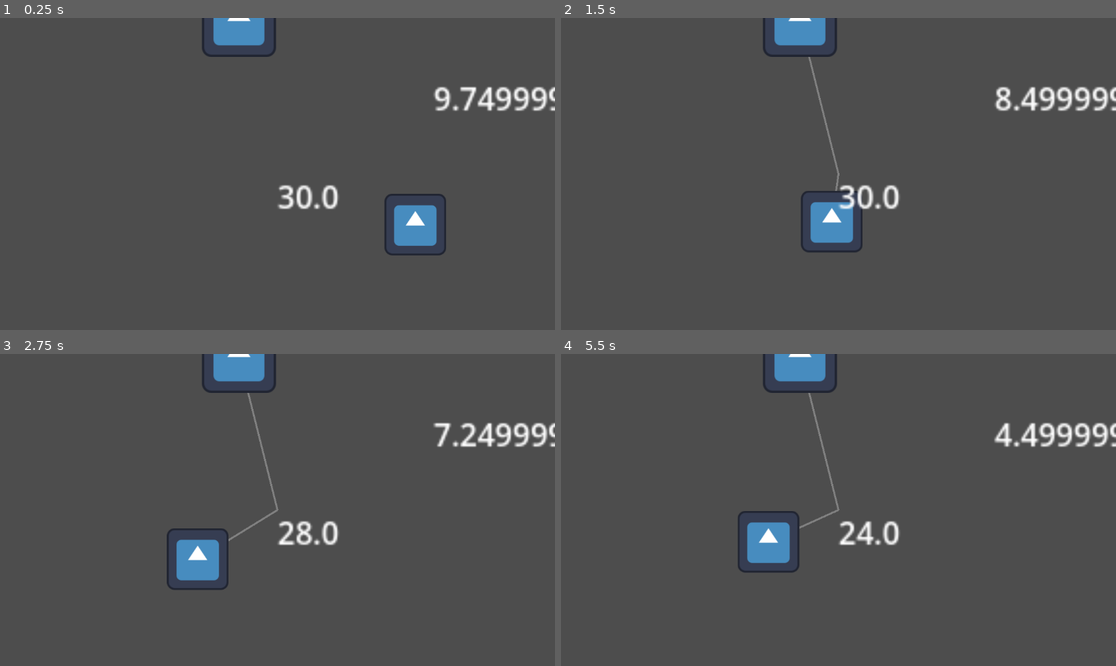
Above: before the commit, frames 1-4 (two rows, left to right).
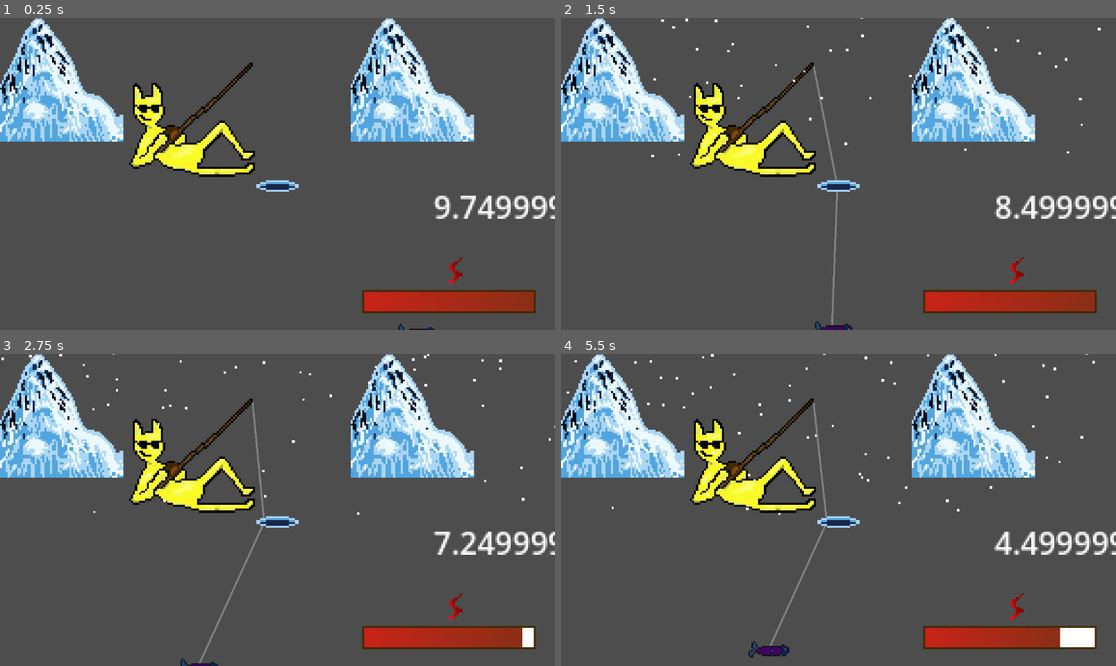
Above: after the commit, the same moments.

Repository: jayvinius/microjam-53
Game: Godot game, scene res://Scenes/Managers/game_manager.tscn
The game is run twice, just before and just after one commit, with the same random seed, the same clock (stepped at 60 frames per second) and the same inputs. The project has no main scene, so this scene is started directly. The engine's default icon, where the game draws it, is replaced by a stand-in: a white triangle on a blue panel in a dark square.
Inputs:
- Up to frame 1 (0.25 s): no input
- Up to frame 2 (1.5 s): tap Space (reel_in) at 0.6 s; tap E (eat) at 1.35 s
- Up to frame 3 (2.75 s): tap Space (reel_in) at 1.55, 2.1 s
- Up to frame 4 (5.5 s): tap U (use) at 2.85 s; tap Space (reel_in) at 3.05, 3.6, 4.55, 5.1 s; tap E (eat) at 4.35 s

The runs differ from the first frame. In frame 1, 21% of the frame differs, in the area x 0-100%, y 0-100%; in frame 2, 22%; in frame 3, 22%; in frame 4, 22%, in the area x 0-100%, y 0-98%.

Commit message:
i shoulda commited a bit ago

Diff:
--- a/Scenes/Fish/fish.tscn
+++ b/Scenes/Fish/fish.tscn
@@ -1,7 +1,7 @@
 [gd_scene format=3 uid="uid://dkcr0hqmnox6t"]
 
 [ext_resource type="Script" uid="uid://cs8tnt2j6o4i1" path="res://Scenes/Fish/fish.gd" id="1_rrrj0"]
-[ext_resource type="Texture2D" uid="uid://bn7thxrulgmsq" path="res://icon.svg" id="2_botaw"]
+[ext_resource type="Texture2D" uid="uid://ceytv3uprueiq" path="res://Scenes/Fish/tempfish.png" id="2_rrrj0"]
 
 [sub_resource type="CircleShape2D" id="CircleShape2D_xbfc7"]
 
@@ -9,8 +9,9 @@
 script = ExtResource("1_rrrj0")
 
 [node name="Sprite2D" type="Sprite2D" parent="." unique_id=1353829730]
-scale = Vector2(0.25, 0.25)
-texture = ExtResource("2_botaw")
+position = Vector2(-1, 0)
+scale = Vector2(0.78125, 0.78125)
+texture = ExtResource("2_rrrj0")
 
 [node name="CollisionShape2D" type="CollisionShape2D" parent="." unique_id=1847569719]
 shape = SubResource("CircleShape2D_xbfc7")
--- a/Scenes/Managers/game_manager.gd
+++ b/Scenes/Managers/game_manager.gd
@@ -1,11 +1,14 @@
 extends Node2D
 
 @export var current_fish: Fish
-@export var max_stamina: float = 30.0
+@export var max_stamina: float = 30.0:
+	set(new_max_stamina):
+		max_stamina = new_max_stamina
+		%StaminaBarBar.max_value = max_stamina
 var stamina: float:
 	set(new_stamina):
 		stamina = new_stamina
-		%TempStaminaBar.text = str(stamina)
+		%StaminaBarBar.value = stamina
 var should_regen_stamina := false
 
 var hunger: float = 10.0:
@@ -21,6 +24,7 @@
 
 func _ready() -> void:
 	stamina = max_stamina
+	%StaminaBarBar.max_value = max_stamina
 
 func _process(delta: float) -> void:
 	regen_stamina()
@@ -44,7 +48,7 @@
 			stamina -= 1
 			should_regen_stamina = false
 			%StaminaRegenTimer.start()
-			if current_fish.position.y < 0:
+			if current_fish.position.y < %Hole.position.y:
 				caught_fish = current_fish
 				%CaughtFish.fish = caught_fish
 				%CaughtFish.show()
@@ -57,9 +61,10 @@
 	queue_redraw()
 	# Temp hunger decrease constantly
 	hunger -= delta
+	if hunger < 0:
+		print("damn, shit's hungering")
 
 func _on_stamina_regen_timer_timeout() -> void:
-	print("here")
 	should_regen_stamina = true
 
 func regen_stamina() -> void:
@@ -69,11 +74,14 @@
 func _draw() -> void:
 	if not casted: return
 	# TODO: Add more rod things, and make this give the player more feedback on where the fish is
-	draw_line(%Player.position, Vector2(0, 0), Color.WEB_GRAY, 1.0)
 	if current_fish:
-		draw_line(Vector2(0, 0), current_fish.position, Color.WEB_GRAY, 1.0)
+		var offset := current_fish.position.x / 6.0
+		offset = clamp(offset, -10.0, 10.0)
+		draw_line(%RodTip.global_position, Vector2(%Hole.position.x + offset, %Hole.position.y), Color.WEB_GRAY, 1.0)
+		draw_line(Vector2(%Hole.position.x + offset, %Hole.position.y), current_fish.position, Color.WEB_GRAY, 1.0)
 	else:
-		draw_line(Vector2(0, 0), Vector2(0, 100), Color.WEB_GRAY, 1.0)
+		draw_line(%RodTip.global_position, %Hole.position, Color.WEB_GRAY, 1.0)
+		draw_line(%Hole.position, Vector2(0, 100), Color.WEB_GRAY, 1.0)
 
 
 func _on_area_2d_body_entered(body: Node2D) -> void:
--- a/Scenes/Managers/game_manager.tscn
+++ b/Scenes/Managers/game_manager.tscn
@@ -1,31 +1,53 @@
 [gd_scene format=3 uid="uid://bc47ch04spm75"]
 
 [ext_resource type="Script" uid="uid://d3nw28fk6x6vc" path="res://Scenes/Managers/game_manager.gd" id="1_hqrb7"]
-[ext_resource type="Texture2D" uid="uid://bn7thxrulgmsq" path="res://icon.svg" id="2_6lden"]
 [ext_resource type="PackedScene" uid="uid://dkcr0hqmnox6t" path="res://Scenes/Fish/fish.tscn" id="2_hqrb7"]
 [ext_resource type="PackedScene" uid="uid://b0o3ufperugmu" path="res://Scenes/UI/caught_fish.tscn" id="2_j1mdm"]
+[ext_resource type="Texture2D" uid="uid://n7cjtiaqor0j" path="res://Scenes/Managers/mountain one.png" id="3_jnrsg"]
+[ext_resource type="Texture2D" uid="uid://dd0j7syvxuj1f" path="res://Scenes/Managers/coolcat.png" id="4_xbfc7"]
+[ext_resource type="PackedScene" uid="uid://bv2cu65tccmx3" path="res://Scenes/Particles/snow.tscn" id="5_j1mdm"]
+[ext_resource type="Texture2D" uid="uid://di2j2gahqqlx7" path="res://Scenes/Managers/hole.png" id="6_vlbu8"]
+[ext_resource type="Texture2D" uid="uid://btjy4yl5kofn8" path="res://Scenes/Managers/stamina bar.png" id="7_vlbu8"]
 
 [sub_resource type="RectangleShape2D" id="RectangleShape2D_hqrb7"]
 size = Vector2(12, 173)
+
+[sub_resource type="StyleBoxFlat" id="StyleBoxFlat_vlbu8"]
+bg_color = Color(1, 1, 1, 1)
+
+[sub_resource type="Gradient" id="Gradient_jnrsg"]
+offsets = PackedFloat32Array(0, 0.9919355)
+colors = PackedColorArray(0.7882353, 0.13725491, 0.09803922, 1, 0.5411765, 0.18431373, 0.09019608, 1)
+
+[sub_resource type="GradientTexture1D" id="GradientTexture1D_b67da"]
+gradient = SubResource("Gradient_jnrsg")
+
+[sub_resource type="StyleBoxTexture" id="StyleBoxTexture_dtp7y"]
+texture = SubResource("GradientTexture1D_b67da")
 
 [node name="GameManager" type="Node2D" unique_id=1282475959]
 script = ExtResource("1_hqrb7")
 caught_fish_scene = ExtResource("2_j1mdm")
 
+[node name="MountainOne" type="Sprite2D" parent="." unique_id=218880425]
+position = Vector2(-112, -105)
+texture = ExtResource("3_jnrsg")
+
+[node name="MountainOne2" type="Sprite2D" parent="." unique_id=841715867]
+position = Vector2(70, -105)
+texture = ExtResource("3_jnrsg")
+
 [node name="Fish" parent="." unique_id=1306149153 instance=ExtResource("2_hqrb7")]
+position = Vector2(0, 45.055)
 
 [node name="Camera2D" type="Camera2D" parent="." unique_id=77571387]
+offset = Vector2(0, -56.295)
 zoom = Vector2(4, 4)
 
 [node name="StaminaRegenTimer" type="Timer" parent="." unique_id=1622655774]
 unique_name_in_owner = true
 wait_time = 2.0
 one_shot = true
-
-[node name="TempStaminaBar" type="Label" parent="." unique_id=2134775375]
-unique_name_in_owner = true
-offset_right = 40.0
-offset_bottom = 23.0
 
 [node name="TempHungerBar" type="Label" parent="." unique_id=225913079]
 unique_name_in_owner = true
@@ -36,9 +58,13 @@
 
 [node name="Player" type="Sprite2D" parent="." unique_id=1398494350]
 unique_name_in_owner = true
-position = Vector2(-20, -80)
-scale = Vector2(0.3, 0.3)
-texture = ExtResource("2_6lden")
+position = Vector2(-43.83, -80.83)
+scale = Vector2(1.0365626, 1.0365626)
+texture = ExtResource("4_xbfc7")
+
+[node name="RodTip" type="Marker2D" parent="Player" unique_id=367552732]
+unique_name_in_owner = true
+position = Vector2(29.742538, -31.035269)
 
 [node name="CaughtFish" parent="." unique_id=607923808 instance=ExtResource("2_j1mdm")]
 unique_name_in_owner = true
@@ -47,8 +73,29 @@
 [node name="Area2D" type="Area2D" parent="." unique_id=1970060649]
 
 [node name="CollisionShape2D" type="CollisionShape2D" parent="Area2D" unique_id=1254803981]
-position = Vector2(1, 37.5)
+position = Vector2(0, 37.5)
 shape = SubResource("RectangleShape2D_hqrb7")
+
+[node name="Snow" parent="." unique_id=1818459410 instance=ExtResource("5_j1mdm")]
+position = Vector2(-2, -140)
+
+[node name="Hole" type="Sprite2D" parent="." unique_id=19513557]
+unique_name_in_owner = true
+position = Vector2(0, -50)
+texture = ExtResource("6_vlbu8")
+
+[node name="StaminaBar" type="Sprite2D" parent="." unique_id=311570746]
+position = Vector2(89, 15)
+texture = ExtResource("7_vlbu8")
+
+[node name="StaminaBarBar" type="ProgressBar" parent="StaminaBar" unique_id=2024972527]
+unique_name_in_owner = true
+offset_left = -44.0
+offset_top = -10.0
+offset_right = 44.0
+theme_override_styles/background = SubResource("StyleBoxFlat_vlbu8")
+theme_override_styles/fill = SubResource("StyleBoxTexture_dtp7y")
+show_percentage = false
 
 [connection signal="timeout" from="StaminaRegenTimer" to="." method="_on_stamina_regen_timer_timeout"]
 [connection signal="body_entered" from="Area2D" to="." method="_on_area_2d_body_entered"]
--- /dev/null
+++ b/Scenes/Particles/snow.tscn
@@ -0,0 +1,21 @@
+[gd_scene format=3 uid="uid://bv2cu65tccmx3"]
+
+[sub_resource type="ParticleProcessMaterial" id="ParticleProcessMaterial_ql3eq"]
+lifetime_randomness = 0.04
+particle_flag_disable_z = true
+emission_shape_scale = Vector3(285.97, 1, 1)
+emission_shape = 3
+emission_box_extents = Vector3(1, 1, 1)
+velocity_pivot = Vector3(0.005, 0, 0)
+direction = Vector3(-3.985, 0, 0)
+spread = 36.0
+initial_velocity_max = 22.72
+gravity = Vector3(0, 73.52, 0)
+scale_max = 1.5
+
+[node name="Snow" type="Node2D" unique_id=1818459410]
+
+[node name="GPUParticles2D" type="GPUParticles2D" parent="." unique_id=330037085]
+amount = 132
+lifetime = 1.5
+process_material = SubResource("ParticleProcessMaterial_ql3eq")
--- a/project.godot
+++ b/project.godot
@@ -38,6 +38,7 @@
 
 [rendering]
 
+textures/canvas_textures/default_texture_filter=0
 rendering_device/driver.windows="d3d12"
 renderer/rendering_method="gl_compatibility"
 renderer/rendering_method.mobile="gl_compatibility"
Binary file added: Scenes/Fish/tempfish.png
Not shown, added: Scenes/Fish/tempfish.png.import
Binary file added: Scenes/Managers/coolcat.png
Not shown, added: Scenes/Managers/coolcat.png.import
Binary file added: Scenes/Managers/hole.png
Not shown, added: Scenes/Managers/hole.png.import
Binary file added: Scenes/Managers/mountain one.png
Not shown, added: Scenes/Managers/mountain one.png.import
Binary file added: Scenes/Managers/sad_starving_gua.png
Not shown, added: Scenes/Managers/sad_starving_gua.png.import
Binary file added: Scenes/Managers/stamina bar.png
Not shown, added: Scenes/Managers/stamina bar.png.import
(and 1 more such lines)
